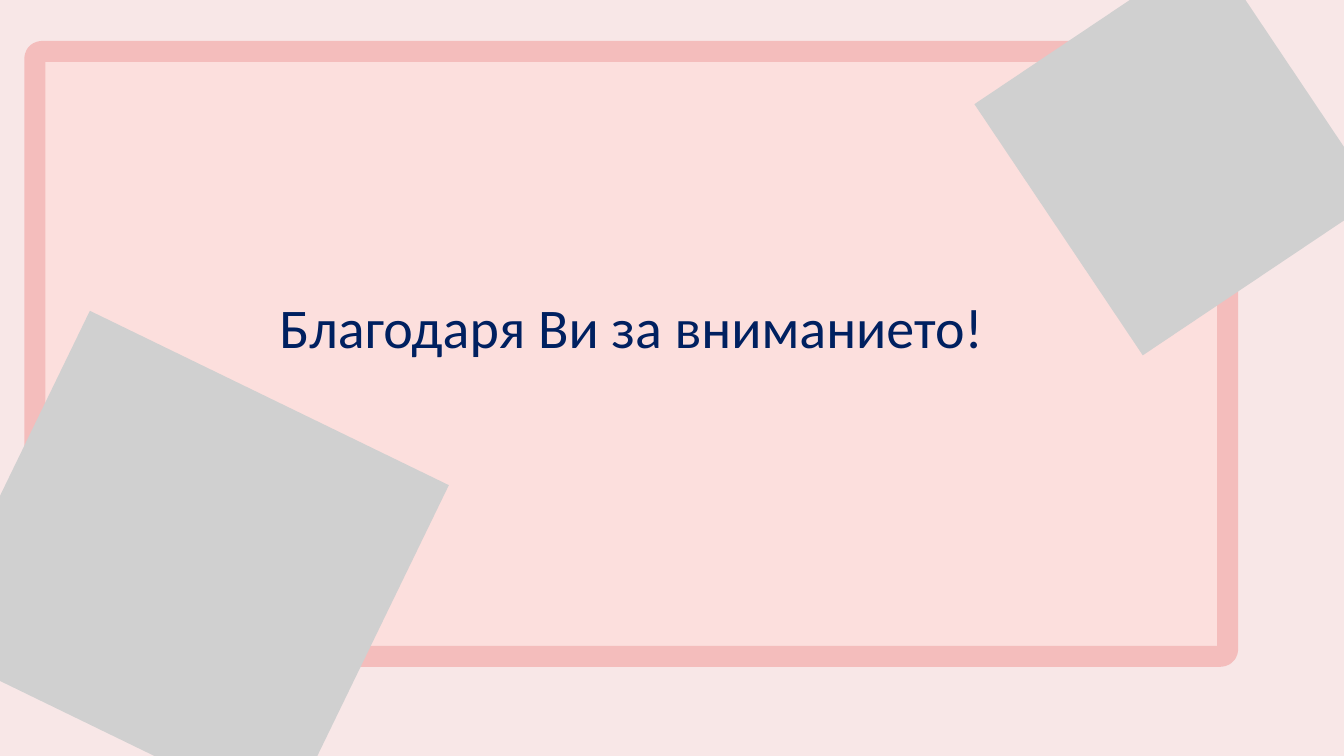
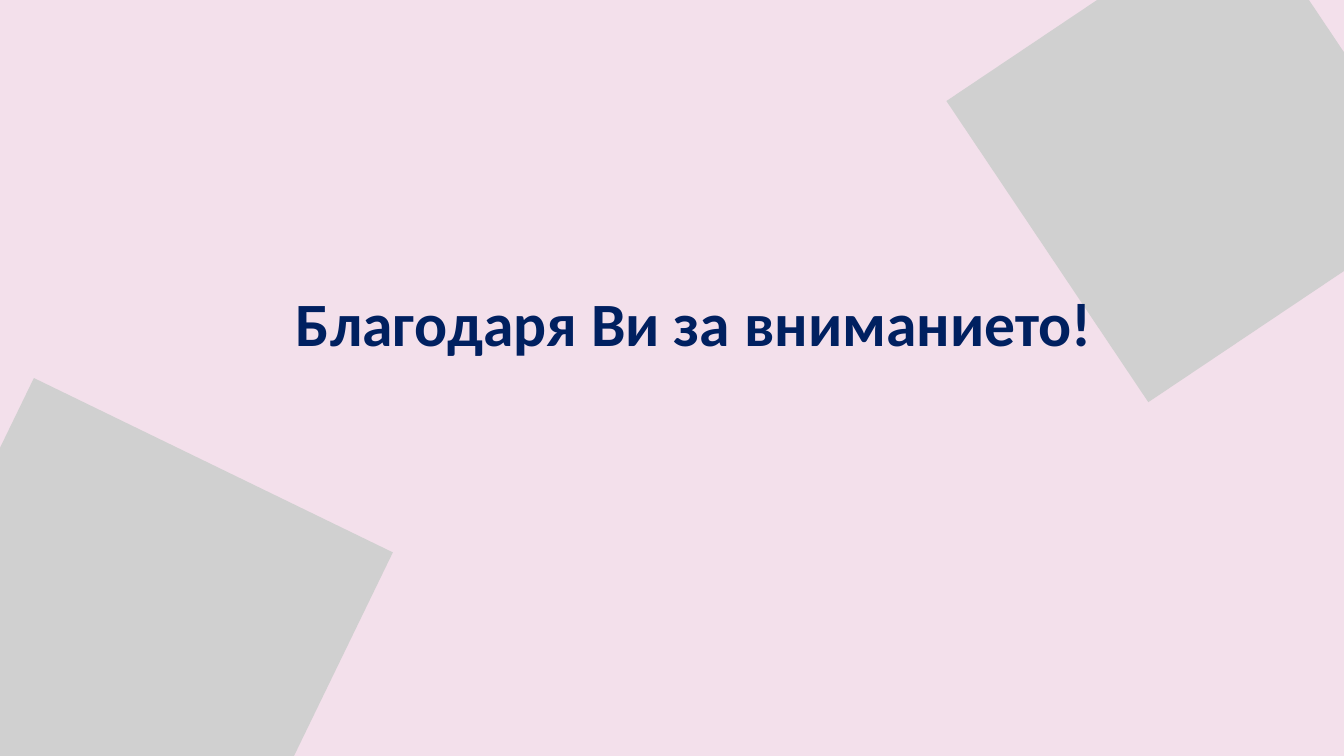
Before and after one commit to pgee-dzi2024/ThemePP_2606, a slide deck: slide 10 of DR/Защита.pptx (slide 9 before the commit). Drawn at 1344x756 pixels with LibreOffice and Linux fonts; fonts in the diff are those of the drawing; grey boxes stand for pictures. Boxes give left, top, right and bottom in pixels: in the first picture for what was removed or moved away, otherwise in the second. Text is boxed around its words. In the diff, an @@ line names an element or a change of style, - is before the commit and + after.

```diff
--- a/DR/Защита.pptx
+++ b/DR/Защита.pptx
@@ background #F8E7E7 to #F3E0EB @@
@@ picture: place and size @@
-picture at (975, 0, 1344, 356)
+picture at (947, 0, 1344, 403)
@@ freeform shape removed at (35, 52, 1228, 657) @@
@@ text "Благодаря Ви за вниманието!" at (296, 303, 1092, 356): size 60 to 66 pt, bold on @@
@@ picture: place and size @@
-picture at (0, 311, 449, 756)
+picture at (0, 378, 393, 756)
```
Also in this commit, not shown: 3 other slides changed, 3 slides added, 2 slides removed, 1 other file.
